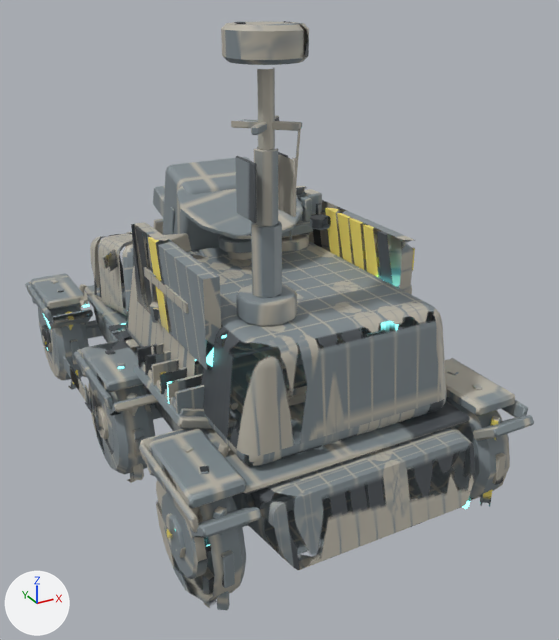
Renders of the FBX model unity/RogueCommandAssetAuthoring/Assets/RogueCommandExpansionSample/Models/CommandRelay_Atlas.fbx from each side of a commit.
Both versions are drawn from a 50 mm camera at (-2.29, -4.92, 3.37) aimed at (0.19, -0.43, 1.12). Lighting does not change. The marker at lower left points along +X, +Y and +Z. The picture after the commit comes second. Vertices at exactly the same position are counted once.

Names of what the first picture shows: 'CommandRelay_UnifiedMesh'.
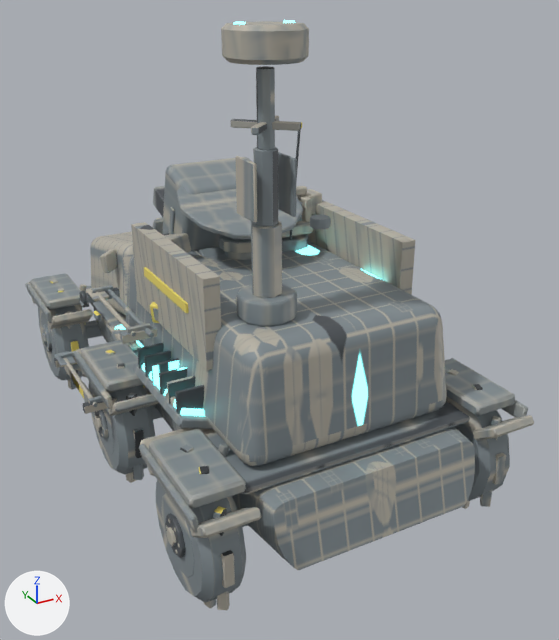
What differs and where, as boxes [x1, y1, x2, y2] in the pictures (559 x 640 px):
'CommandRelay_UnifiedMesh', reshaped
    before: [25, 21, 534, 610]
    after: [25, 20, 534, 610]
part 1 of me_commandrelay_unifiedmesh_data_001, added
    after: [83, 397, 117, 414]
part 2 of me_commandrelay_unifiedmesh_data_001, added
    after: [54, 356, 77, 368]
part 3 of me_commandrelay_unifiedmesh_data_001, added
    after: [63, 357, 98, 407]
part 4 of me_commandrelay_unifiedmesh_data_001, added
    after: [120, 326, 158, 344]
part 5 of me_commandrelay_unifiedmesh_data_001, added
    after: [86, 288, 120, 303]
part 6 of me_commandrelay_unifiedmesh_data_001, added
    after: [96, 292, 136, 337]
part 7 of me_commandrelay_unifiedmesh_data_001, added
    after: [85, 287, 109, 301]
part 8 of me_commandrelay_unifiedmesh_data_001, added
    after: [108, 289, 154, 338]
part 9 of me_commandrelay_unifiedmesh_data_001, built on (mostly hidden)
    after: [54, 217, 163, 404]
part 10 of me_commandrelay_unifiedmesh_data_001, surface changed
    both: [25, 21, 534, 610]

Diff of the bpy script that builds the scene:
```diff
--- a/unity/RogueCommandAssetAuthoring/Assets/RogueCommandExpansionSample/Models/CommandRelay_Atlas.fbx.py
+++ b/unity/RogueCommandAssetAuthoring/Assets/RogueCommandExpansionSample/Models/CommandRelay_Atlas.fbx.py
@@ me_commandrelay_unifiedmesh_data_001 @@
 # used by ob_commandrelay_unifiedmesh; location = (0.0, 0.0, 0.0)
-me_commandrelay_unifiedmesh_data_001.from_pydata(...)  # 13169 vertices, 13629 faces; spans x -1.17..1.17, y -2.05..1.93, z 0.02..3.18
+me_commandrelay_unifiedmesh_data_001.from_pydata(...)  # 14889 vertices, 15385 faces; spans x -1.27..1.17, y -2.05..1.93, z 0.02..3.18
+# me_commandrelay_unifiedmesh_data_001 part 1: the loose piece of 24 vertices spanning x -1.12..-0.8, y -0.46..0.16, z 0.87..0.96 is copied, and the copy is scaled about its middle by (0.745, 0.0751, 0.899), then moved by (-0.19, -0.23, -0.15); it spans x -1.27..-1.04, y -0.4..-0.36, z 0.74..0.8
+# me_commandrelay_unifiedmesh_data_001 part 2: the loose piece of 24 vertices spanning x -0.99..-0.93, y 0.21..0.26, z 0.39..0.6 is copied, and the copy is turned -90 degrees about the y axis through its middle and scaled by 1.08, then moved by (-0.19, 0.15, 0.27); it spans x -1.27..-1.04, y 0.36..0.4, z 0.74..0.8
+# me_commandrelay_unifiedmesh_data_001 part 3: the loose piece of 48 vertices spanning x -0.56..-0.51, y -1.17..-0.39, z 0.95..1.01 is copied, and the copy is scaled about its middle by (-0.577, -1.09, 0.577), then moved by (-0.66, 0.78, -0.19); it spans x -1.21..-1.18, y -0.42..0.42, z 0.78..0.81
+# me_commandrelay_unifiedmesh_data_001 part 4: the loose piece of 24 vertices spanning x -0.89..-0.55, y -0.59..-0.57, z 0.93..1.15 is copied, and the copy is scaled about its middle by (0.673, 2.22, 0.253), then moved by (-0.2, -0.02, 0.28); it spans x -1.03..-0.81, y -0.63..-0.58, z 1.29..1.35
+# me_commandrelay_unifiedmesh_data_001 part 5: the loose piece of 24 vertices spanning x -1.12..-0.8, y -0.46..0.16, z 0.87..0.96 is copied, and the copy is scaled about its middle by (0.745, 0.0751, 0.899), then moved by (0.04, 0.31, 0.4); it spans x -1.03..-0.81, y 0.13..0.18, z 1.29..1.35
+# me_commandrelay_unifiedmesh_data_001 part 6: the loose piece of 48 vertices spanning x -0.56..-0.51, y -1.17..-0.39, z 0.95..1.01 is copied, and the copy is scaled about its middle by (-0.577, -1.09, 0.577), then moved by (-0.43, 0.56, 0.36); it spans x -0.98..-0.95, y -0.64..0.2, z 1.33..1.36
+# me_commandrelay_unifiedmesh_data_001 part 7: the loose piece of 24 vertices spanning x -1.12..-0.8, y -0.46..0.16, z 0.87..0.96 is copied, and the copy is scaled about its middle by (0.352, 0.344, 0.239), then moved by (0.0, 0.29, 0.43); it spans x -1.02..-0.91, y 0.04..0.25, z 1.34..1.35
+# me_commandrelay_unifiedmesh_data_001 part 8: the loose piece of 48 vertices spanning x -0.56..-0.51, y -1.17..-0.39, z 0.95..1.01 is copied, and the copy is scaled about its middle by (-0.654, -1.14, 0.654), then moved by (-0.34, 0.51, 0.36); it spans x -0.89..-0.85, y -0.7..0.17, z 1.33..1.36
+# me_commandrelay_unifiedmesh_data_001 part 9: 4 vertices moved within x -0.59..0.59, y 0.28..0.29, z 1.46; 660 vertices added at x -1.25..0.74, y -0.99..1.37, z 0.78..1.49
+# me_commandrelay_unifiedmesh_data_001 part 10: 13494 kept faces spanning x -1.17..1.17, y -2.05..1.93, z 0.02..3.18 get new texture (UV) coordinates
+# other edits to the shape of me_commandrelay_unifiedmesh_data_001 do not show in these pictures
 me_commandrelay_unifiedmesh_data_001.materials.append(mat_commandrelay_material_atlas)
```
